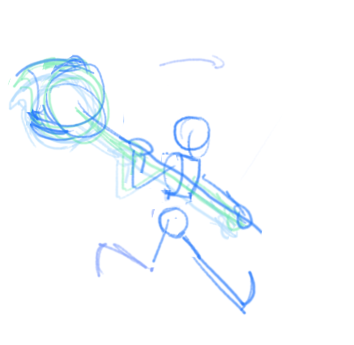
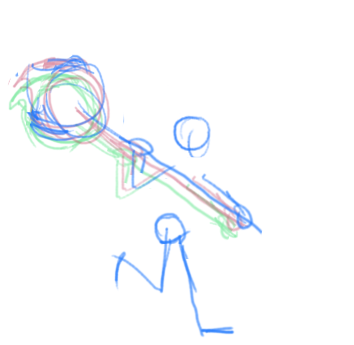
Layer changes from the first 354px x 345px image to the second:
pixels changed over 7, 54, 276, 338 (layer not identified)
